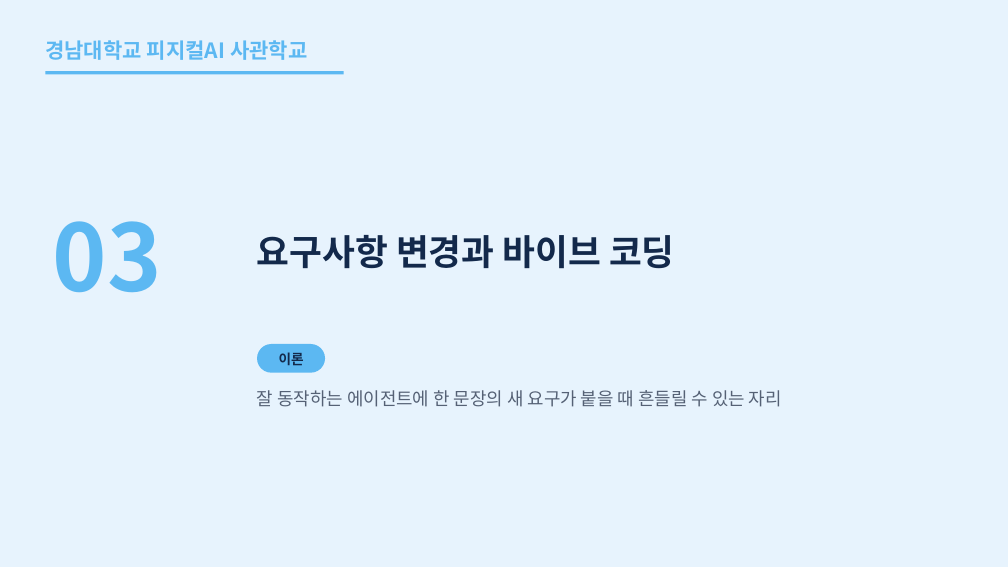
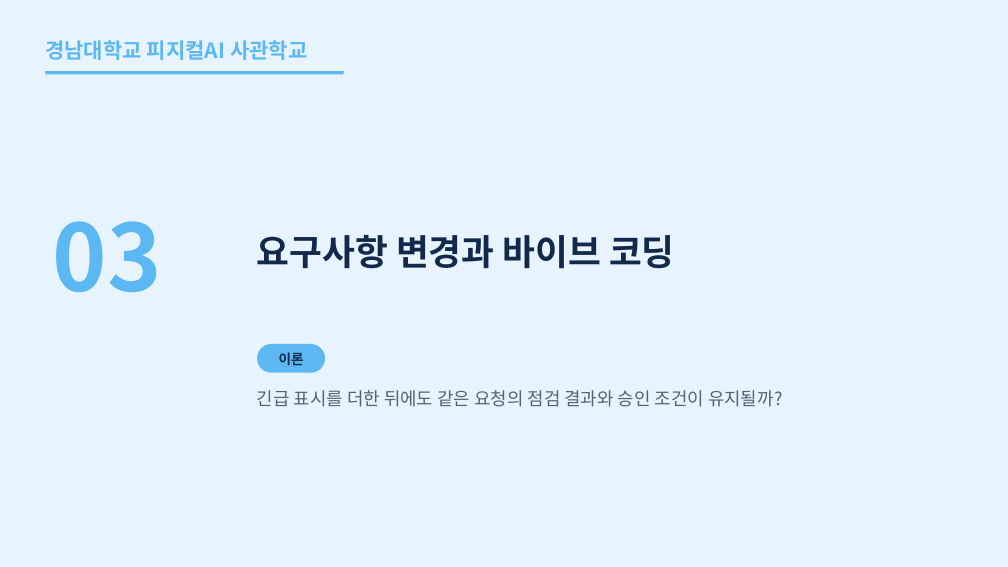
Before and after one commit to uengine-oss/hyd-iot-edu, a slide deck: slide 26 of workspace/강의제작/산출물/통합반/이론/07회차/통합반_07일차.pptx. Drawn at 1008x567 pixels with LibreOffice and Linux fonts; fonts in the diff are those of the drawing. Boxes give left, top, right and bottom in pixels: in the first picture for what was removed or moved away, otherwise in the second. Text is boxed around its words. In the diff, an @@ line names an element or a change of style, - is before the commit and + after.

```diff
--- a/workspace/강의제작/산출물/통합반/이론/07회차/통합반_07일차.pptx
+++ b/workspace/강의제작/산출물/통합반/이론/07회차/통합반_07일차.pptx
@@ text at (x1=257, y1=390, x2=783, y2=407): text changed @@
-잘 동작하는 에이전트에 한 문장의 새 요구가 붙을 때 흔들릴 수 있는 자리
+긴급 표시를 더한 뒤에도 같은 요청의 점검 결과와 승인 조건이 유지될까?
```
Also in this commit, not shown: 3 other slides changed, 1 slide added, 1 slide removed, 26 other files.
